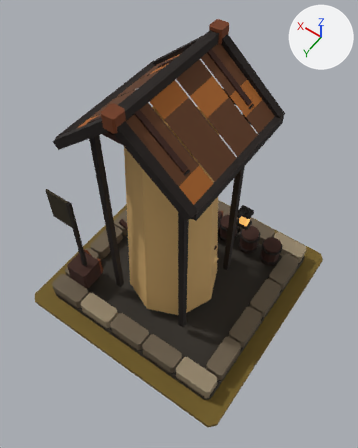
Before and after pictures for a commit that changed the glTF model art/mill_t6/mill_t6.glb.
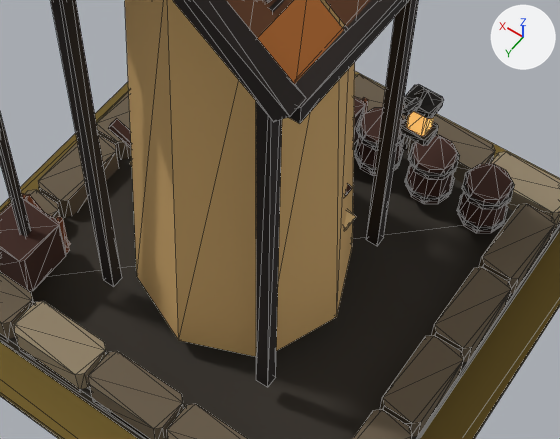
There are two pictures of each version: one whole from a 50 mm lens placed at (-1.68, 2.42, 5.58), pointed at (0.03, 0.03, 1.83), one close up on the part from 21% to 84% of the width and 38% to 78% of the height. Every picture has the same lights, and +X, +Y and +Z are marked at upper right. The first two pictures are the older version. The close-ups show mesh edges as thin lines.

The first close-up shows 'MMR | mill | T06 Architecture.001', 'MMR | mill | T06 Wind Rotor.001', 'MMR | mill | Tier 06 Ground.001'.
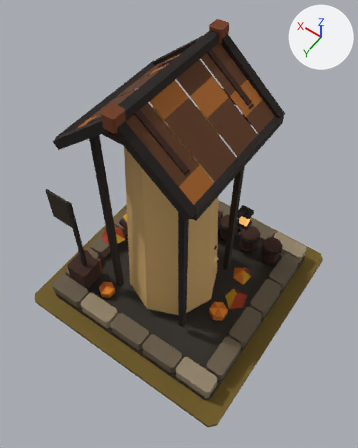
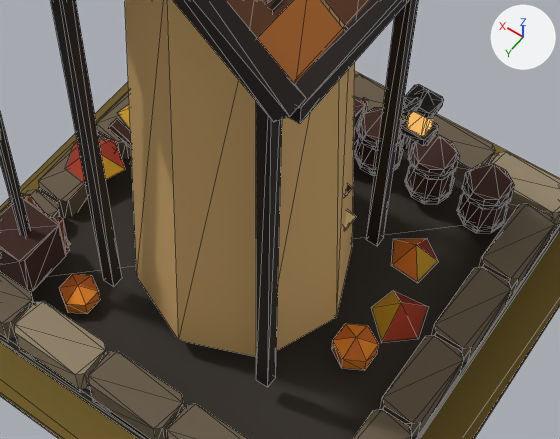
Location of each change, (x1, y1, x2, y2) in pixels of the close-ups (560 x 439 px):
```json
{"object": "MMR | mill | T06 Autumn Dressing.001", "change": "added", "after": [59, 105, 437, 370]}
```

The change, as JSON lines over the scene's bpy script:
```json
{"op": "add", "block": "me_mmr___mill___t06_autumn_dressing_001", "code": ["me_mmr___mill___t06_autumn_dressing_001 = bpy.data.meshes.new('MMR | mill | T06 Autumn Dressing.001')", "me_mmr___mill___t06_autumn_dressing_001.from_pydata(...)  # 56 vertices, 61 faces; spans x -0.78..1.02, y -0.5..0.77, z 0.09..0.32", "me_mmr___mill___t06_autumn_dressing_001.materials.append(mat_mmr___shared_palette_atlas)  # picture img_mmr_shared_color_palette_64"]}
{"op": "add", "block": "ob_mmr___mill___t06_autumn_dressing_001", "code": ["ob_mmr___mill___t06_autumn_dressing_001 = bpy.data.objects.new('MMR | mill | T06 Autumn Dressing.001', me_mmr___mill___t06_autumn_dressing_001)", "ob_mmr___mill___t06_autumn_dressing_001.location = (0.0, 0.0, 0.865)"]}
```
